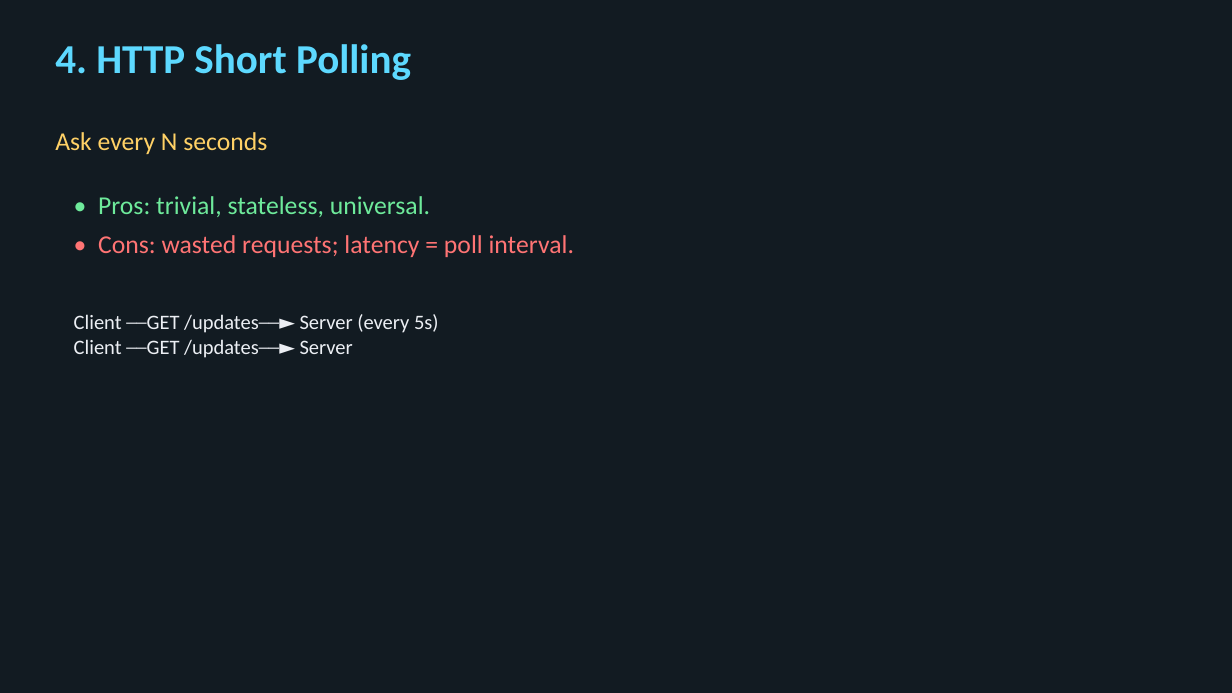
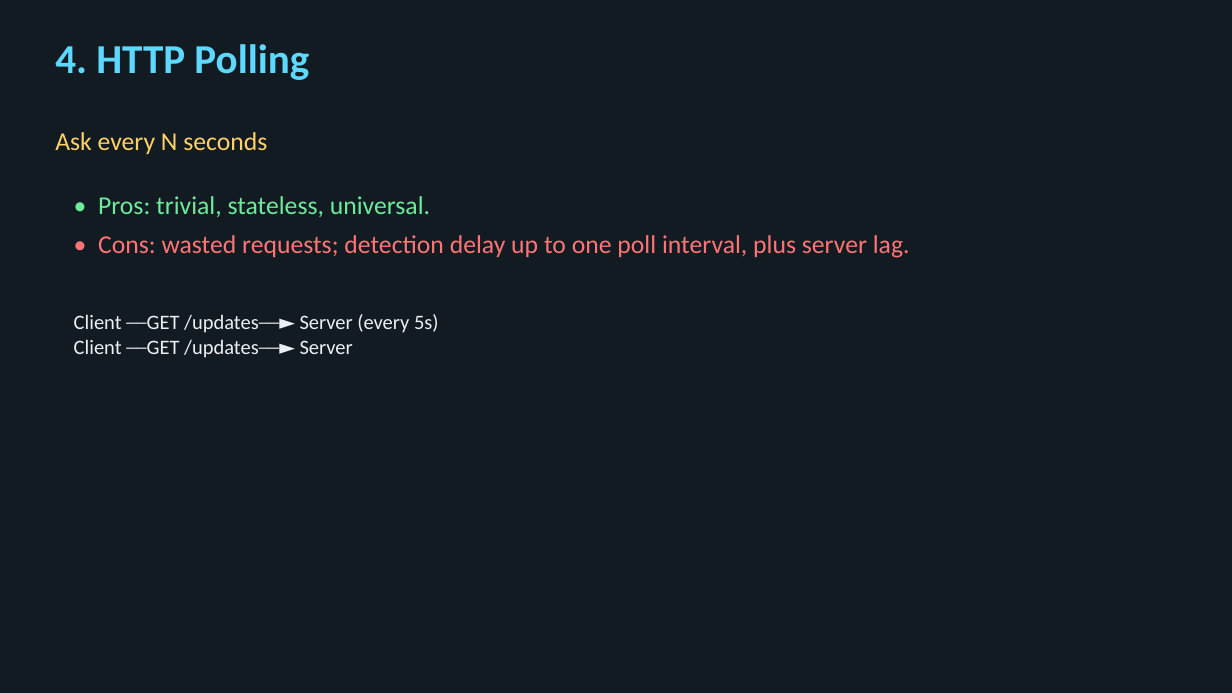
Before and after one commit to bodonnell-DePaul/webapps_week7, a slide deck: slide 7 of Week08-Slides.pptx (slide 6 before the commit). Drawn at 1232x693 pixels with LibreOffice and Linux fonts; fonts in the diff are those of the drawing. Boxes give left, top, right and bottom in pixels: in the first picture for what was removed or moved away, otherwise in the second. Text is boxed around its words. In the diff, an @@ line names an element or a change of style, - is before the commit and + after.

```diff
--- a/Week08-Slides.pptx
+++ b/Week08-Slides.pptx
@@ text at <box>55,44,309,80</box>: text changed @@
-4. HTTP Short Polling
+4. HTTP Polling
@@ text at <box>98,235,910,258</box>: text changed @@
-• Cons: wasted requests; latency = poll interval.
+• Cons: wasted requests; detection delay up to one poll interval, plus server lag.
```
Also in this commit, not shown: 44 other slides changed, 3 slides added, 2 other files.
